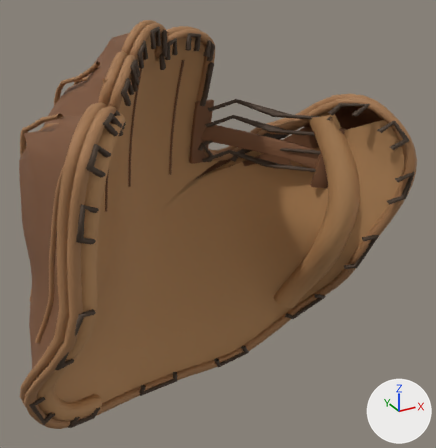
What one commit did to the glTF model assets/equipment/field-glove.glb.
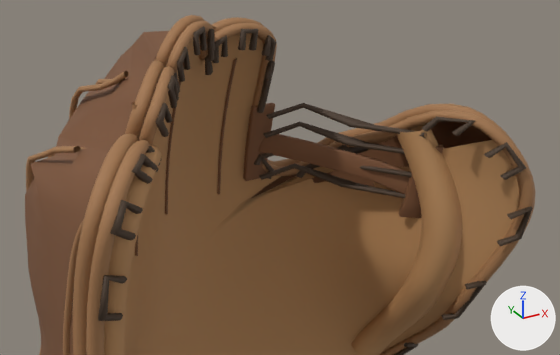
Each version is shown whole from a 50 mm lens placed at (-0.168, -0.408, 0.21), pointed at (0.025, -0.058, 0.034), then close up from a 50 mm lens placed at (-0.159, -0.392, 0.253), pointed at (0.034, -0.041, 0.078). The axes (+X, +Y, +Z) are drawn at lower right. The lights are the same throughout. The last two pictures show the newer version. Vertices at exactly the same position are counted once.

The first close-up shows 'field glove'.
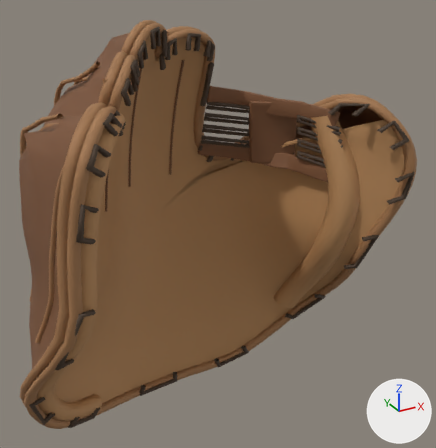
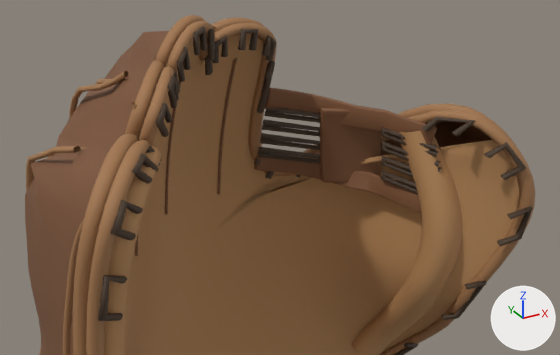
Changed parts and their boxes (x1, y1, x2, y2) in the close-ups (560 x 355 px; the box of a moved part takes in the faces that stretch with it):
part 1 of me_continuous_concave_palm, rebuilt: before (267, 103, 427, 138); after (265, 88, 437, 144)
part 2 of me_continuous_concave_palm, added (brown): after (320, 108, 381, 183)
part 3 of me_continuous_concave_palm, added: after (260, 133, 320, 150)
part 4 of me_continuous_concave_palm, added: after (262, 119, 320, 137)
part 5 of me_continuous_concave_palm, added (brown): after (265, 107, 321, 123)
part 6 of me_continuous_concave_palm, added: after (381, 170, 418, 194)
part 7 of me_continuous_concave_palm, added: after (381, 156, 413, 177)
part 8 of me_continuous_concave_palm, added: after (381, 141, 441, 172)
part 9 of me_continuous_concave_palm, added: after (381, 127, 438, 157)
part 10 of me_continuous_concave_palm, moved or reshaped: before (243, 98, 444, 218); after (254, 140, 489, 213)

What the commit changed:
me_continuous_concave_palm is used by ob_field_glove; location (0.0, 0.0, 0.0).
me_continuous_concave_palm had 11587 vertices, 21740 faces and spanned x -0.128..0.124, y -0.151..0.059, z -0.119..0.176.
me_continuous_concave_palm now has 12262 vertices, 23068 faces and spans x -0.128..0.124, y -0.151..0.059, z -0.119..0.176.
me_continuous_concave_palm part 1: the loose piece of 32 vertices spanning x 0.029..0.086, y -0.102..-0.032, z 0.109..0.12 is rebuilt with 284 vertices and now spans x 0.028..0.089, y -0.107..-0.032, z 0.107..0.129, in mat_chestnut_outer_leather (brown #7c5235).
me_continuous_concave_palm part 2: a new loose piece of 236 vertices spanning x 0.05..0.08, y -0.077..-0.049, z 0.074..0.121, in mat_chestnut_outer_leather (brown #7c5235).
me_continuous_concave_palm part 3: a new loose piece of 32 vertices spanning x 0.028..0.055, y -0.052..-0.026, z 0.094..0.101, in mat_dark_leather_laces (brown #483728).
me_continuous_concave_palm part 4: a new loose piece of 32 vertices spanning x 0.028..0.054, y -0.054..-0.028, z 0.102..0.11, in mat_dark_leather_laces (brown #483728).
me_continuous_concave_palm part 5: a new loose piece of 32 vertices spanning x 0.028..0.054, y -0.057..-0.031, z 0.111..0.118, in mat_dark_leather_laces (brown #483728).
me_continuous_concave_palm part 6: a new loose piece of 32 vertices spanning x 0.075..0.093, y -0.115..-0.079, z 0.078..0.088, in mat_dark_leather_laces (brown #483728).
me_continuous_concave_palm part 7: a new loose piece of 32 vertices spanning x 0.074..0.092, y -0.113..-0.079, z 0.086..0.096, in mat_dark_leather_laces (brown #483728).
me_continuous_concave_palm part 8: a new loose piece of 32 vertices spanning x 0.073..0.091, y -0.111..-0.079, z 0.095..0.105, in mat_dark_leather_laces (brown #483728).
me_continuous_concave_palm part 9: a new loose piece of 32 vertices spanning x 0.072..0.09, y -0.109..-0.08, z 0.103..0.113, in mat_dark_leather_laces (brown #483728).
me_continuous_concave_palm part 10: 358 vertices removed from x 0.023..0.095, y -0.106..-0.016, z 0.063..0.118; 321 vertices added at x 0.027..0.094, y -0.115..-0.02, z 0.069..0.092.
Other edits to the shape of me_continuous_concave_palm do not show in these pictures.
